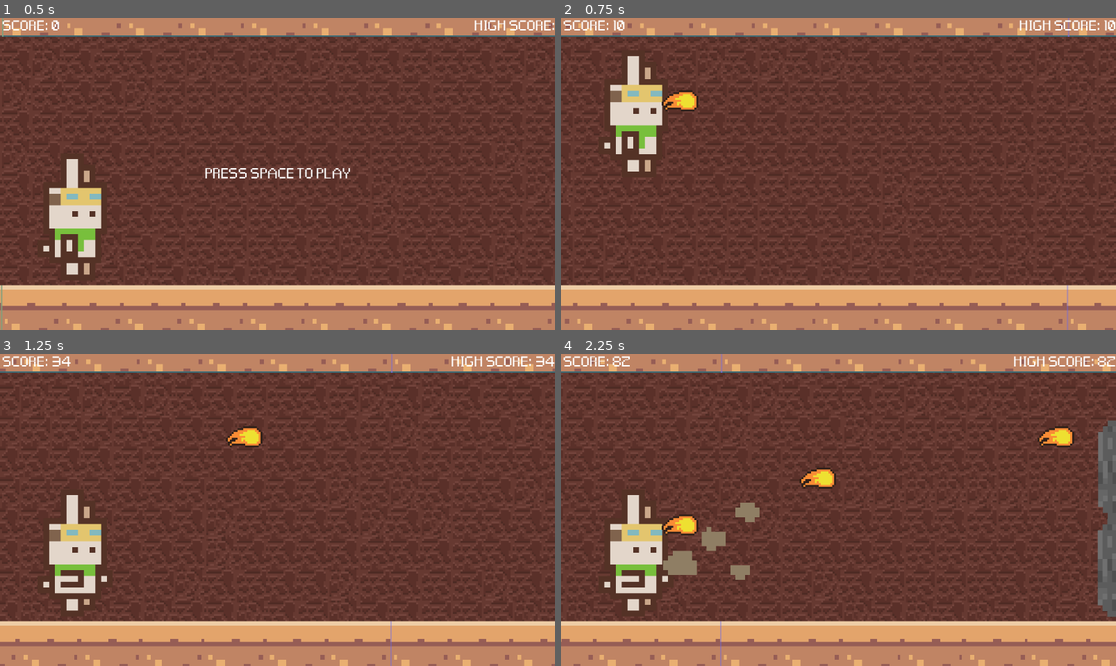
Above: before the commit, frames 1-4 (two rows, left to right).
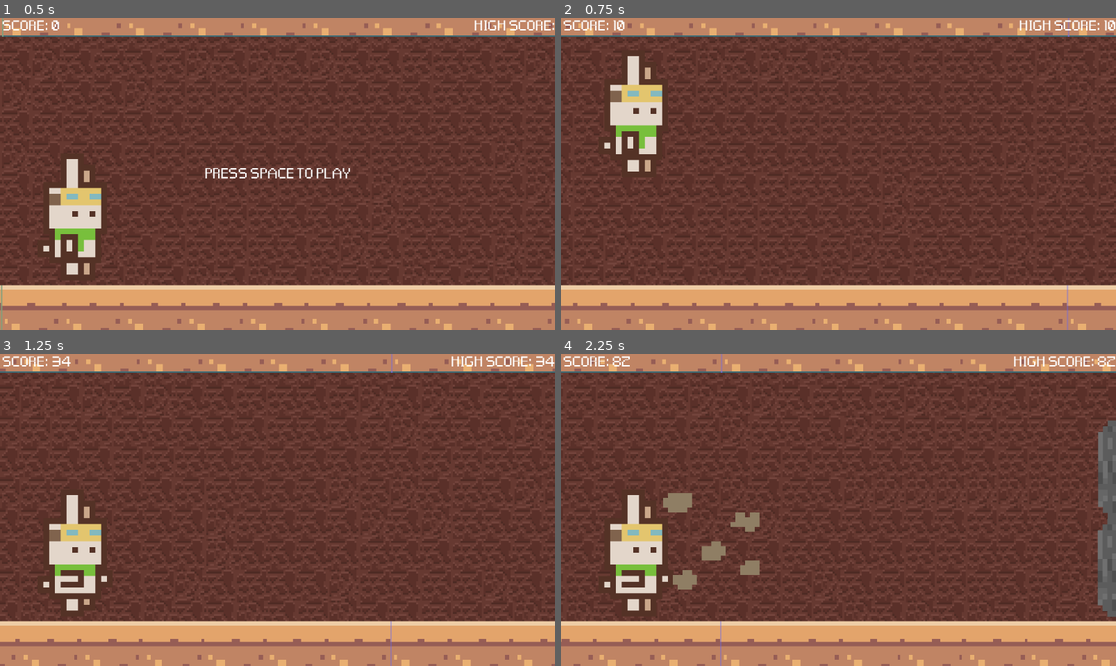
Above: after the commit, the same moments.

Repository: maryandrearv/the-elemental-path
Game: Godot game, scene res://scenes/main.tscn
Two runs of this game, one before a commit and one after it. Both use one fixed random seed, a clock stepped at 60 frames per second and the inputs below. This scene is started directly instead of the project's main scene.
Inputs:
- Up to frame 1 (0.5 s): no input
- Up to frame 2 (0.75 s): tap Space at 0.5 s; tap R (fire) at 0.6 s
- Up to frame 3 (1.25 s): tap Enter (ui_accept) at 0.77 s
- Up to frame 4 (2.25 s): tap E (earth) at 1.35 s; tap Enter (ui_accept) at 1.52 s; tap R (fire) at 1.55, 2.1 s

Frame 1 is identical in both runs. In frame 2, 0.3% of the frame differs, in the area x 18-25%, y 23-31%; in frame 3, 0.3%; in frame 4, 2.7%, in the area x 15-93%, y 23-84%.

Commit message:
After many trials and errors, I have created the vine obstacle and the fire move can now hit it. Vine has been changed from a StaticBody2D to Area2D as it worked best and it detected collision a little better. There might be a better way to go with it, but we'll have to make changes after. Need to make collision with player when it hits the vine

Diff:
--- a/runner/runner/echo.gd
+++ b/runner/runner/echo.gd
@@ -3,6 +3,8 @@
 # sprite variables
 @onready var echo_sprite: AnimatedSprite2D = $Echo
 @onready var earth_animation: AnimatedSprite2D = $Earth
+@onready var fire_animation: AnimatedSprite2D = $Fire
+@onready var main_game_script = get_node("/root/MainScene")
 const ANIMATION_DURATION: float = 1.0
 
 const GRAVITY : int = 4200
@@ -10,6 +12,7 @@
 
 func _on_ready():
 	earth_animation.visible = false
+	fire_animation.visible = false
 
 func _physics_process(delta: float) -> void:
 	if Input.is_action_just_pressed("earth"):
@@ -20,6 +23,13 @@
 
 		# Start a coroutine to hide the earth animation after a delay
 		_hide_earth_animation()
+
+	elif Input.is_action_just_pressed("fire"):
+		fire_animation.visible = false
+		echo_sprite.play("cast")
+		fire_animation.play("fire")
+
+		_hide_fire_animation()
 
 
 	# Add the gravity.
@@ -44,9 +54,11 @@
 	if body.is_in_group("RigidBody"):
 		body.collision_layer = 1
 		body.collision_mask = 1
+
 func _on_area_2d_body_exited(body):
 		body.collision_layer = 1
 		body.collision_mask = 1
+
 func knock_over_rocks():
 	var obstacles = Global.obstacles
 
@@ -56,7 +68,13 @@
 			# Apply a force to each rock to knock it over
 			var force = Vector2(randf_range(-300, 300), -500) # Random direction with upward push
 			rock.apply_impulse(Vector2.ZERO, force)
+
 func _hide_earth_animation() -> void:
 	# Wait for the duration of the animation
 	await get_tree().create_timer(ANIMATION_DURATION).timeout
 	earth_animation.visible = false
+
+func _hide_fire_animation() -> void:
+	# Wait for the duration of the animation
+	await get_tree().create_timer(ANIMATION_DURATION).timeout
+	fire_animation.visible = false
--- a/runner/runner/main.gd
+++ b/runner/runner/main.gd
@@ -1,10 +1,11 @@
 extends Node2D
 
+@onready var fire_animation: AnimatedSprite2D = $Fire
 
 # preload obstacle scenes
 var rock_scene = preload("res://scenes/rock.tscn")
 var vine_scene = preload("res://scenes/vine.tscn")
-var fireball_scene = preload("res://scenes/fireball.tscn")
+var slash_scene = preload("res://scenes/slash.tscn")
 #var obstacle_types := [rock_scene,rock_scene,rock_scene]
 #var obstacles : Array = []
 # Obstacle Variables
@@ -20,10 +21,8 @@
 var ceiling_height : int
 var game_running : bool
 
-#fireball components
-const FIREBALL_SPEED = 1000
-@onready var fireball : Node2D = $FireballHolderNode
-@onready var vine : Node2D = $VineHolderNode
+#Fire Slash components
+const FIRESLASH_OFFSET = Vector2(100,0)
 
 #obstacle detection vars
 @onready var player_position: Node2D = $Echo
@@ -40,6 +39,8 @@
 const MAX_SPEED : int = 15
 const SPEED_MODIFIER : int = 12000
 var push_distance: float = 800.0
+
+
 
 # Called when the node enters the scene tree for the first time.
 func _ready() -> void:
@@ -117,7 +118,8 @@
 
 	#Fireball shoot
 	if Input.is_action_just_pressed("fire"):
-		shoot_fireball()
+		fire_slash()
+
 	game_over()
 
 # game over function that pauses game, shows scores, and allows you to restart
@@ -141,7 +143,7 @@
 
 func generate_obs():
 	# Ensure to generate rocks at appropriate intervals
-	if last_obs == null or last_obs.position.x < score + randi_range(300, 500):
+	if last_obs == null or (is_instance_valid(last_obs) and last_obs.position.x < score + randi_range(300, 500)):
 		var obstacle_type = randi_range(0, 1)
 
 		var obs
@@ -225,27 +227,27 @@
 		print("No nearby rock to knock over.")
 
 
-func shoot_fireball() -> void:
-	print("Firing fireball")
-	var fire_blast = fireball_scene.instantiate()
-
-	#Add fireball as child
-	add_child(fire_blast)
-
-	#Fireball ahead of player/Echo
-	fire_blast.position = $Echo.position + Vector2(50, 0)
+func fire_slash():
+	print("Fire slash activated")
+	var slash_area = slash_scene.instantiate()
+	slash_area.position = $Echo.position + FIRESLASH_OFFSET
+
+	add_child(slash_area)
+
+	#Short period visibilty for slash
+	slash_area.visible = true
+
+	#Connect collision signal
+	slash_area.connect("area_entered", Callable(self, "_on_slash_hit"))
 
 	#Set fireball to move forward
-	fire_blast.velocity = Vector2(FIREBALL_SPEED, 0)
+	await get_tree().create_timer(0.1).timeout
 
 	#Connect the collision signal and bind fireball to remove
-	fire_blast.connect("body_entered", Callable(self, "fireball_hit").bind(fire_blast))
-
-func fireball_hit(hit_node: Node, fireball: Node) -> void:
-	print("fireball collided with:", hit_node.name)
-
-	if hit_node is StaticBody2D and hit_node.name == "vine":
-		print("fireball hit vine")
-
-		hit_node.call("on_hit")
-		fireball.queue_free()
+	slash_area.queue_free()
+
+func _on_slash_hit(area: Area2D) -> void:
+	if area.is_in_group("vine"):
+		print("Vine hit by fire slash")
+		area.queue_free()
+		obstacles.erase(area)
--- a/runner/runner/scenes/Echo.tscn
+++ b/runner/runner/scenes/Echo.tscn
@@ -1,7 +1,8 @@
-[gd_scene load_steps=19 format=3 uid="uid://l5lkp5yy3b20"]
+[gd_scene load_steps=25 format=3 uid="uid://l5lkp5yy3b20"]
 
 [ext_resource type="Script" path="res://echo.gd" id="1_yj31d"]
 [ext_resource type="Texture2D" uid="uid://bnkn33uq2rc2r" path="res://sprites/EchoSpritesheet.png" id="2_qb8ms"]
+[ext_resource type="Texture2D" uid="uid://cdr430oh8005q" path="res://sprites/Fire slash sprite.png" id="3_x35eh"]
 
 [sub_resource type="AtlasTexture" id="AtlasTexture_8o44w"]
 atlas = ExtResource("2_qb8ms")
@@ -125,6 +126,42 @@
 }],
 "loop": true,
 "name": &"earth",
+"speed": 5.0
+}]
+
+[sub_resource type="AtlasTexture" id="AtlasTexture_y1o48"]
+atlas = ExtResource("3_x35eh")
+region = Rect2(0, 0, 32, 32)
+
+[sub_resource type="AtlasTexture" id="AtlasTexture_xfkuo"]
+atlas = ExtResource("3_x35eh")
+region = Rect2(32, 0, 32, 32)
+
+[sub_resource type="AtlasTexture" id="AtlasTexture_5swwm"]
+atlas = ExtResource("3_x35eh")
+region = Rect2(0, 32, 32, 32)
+
+[sub_resource type="AtlasTexture" id="AtlasTexture_iykai"]
+atlas = ExtResource("3_x35eh")
+region = Rect2(32, 32, 32, 32)
+
+[sub_resource type="SpriteFrames" id="SpriteFrames_f6y3w"]
+animations = [{
+"frames": [{
+"duration": 1.0,
+"texture": SubResource("AtlasTexture_y1o48")
+}, {
+"duration": 1.0,
+"texture": SubResource("AtlasTexture_xfkuo")
+}, {
+"duration": 1.0,
+"texture": SubResource("AtlasTexture_5swwm")
+}, {
+"duration": 1.0,
+"texture": SubResource("AtlasTexture_iykai")
+}],
+"loop": true,
+"name": &"fire",
 "speed": 5.0
 }]
 
@@ -150,4 +187,14 @@
 scale = Vector2(5, 5)
 sprite_frames = SubResource("SpriteFrames_a8h5c")
 animation = &"earth"
-frame_progress = 0.547345
+frame = 1
+frame_progress = 0.0526812
+
+[node name="Fire" type="AnimatedSprite2D" parent="."]
+visible = false
+texture_filter = 1
+position = Vector2(78, 40)
+scale = Vector2(5.25, 5.59375)
+sprite_frames = SubResource("SpriteFrames_f6y3w")
+animation = &"fire"
+speed_scale = 2.0
--- a/runner/runner/scenes/fireball.gd
+++ /dev/null
@@ -1,12 +0,0 @@
-extends Area2D
-
-var velocity = Vector2()
-
-# Called when the node enters the scene tree for the first time.
-func _ready() -> void:
-	pass # Replace with function body.
-
-
-# Called every frame. 'delta' is the elapsed time since the previous frame.
-func _process(delta: float) -> void:
-	position += velocity * delta
--- a/runner/runner/scenes/fireball.tscn
+++ /dev/null
@@ -1,16 +0,0 @@
-[gd_scene load_steps=3 format=3 uid="uid://bqvallgj5qt6d"]
-
-[ext_resource type="Script" path="res://scenes/fireball.gd" id="1_263ug"]
-[ext_resource type="Texture2D" uid="uid://b4lobrldxa3ru" path="res://sprites/fire_blast.png" id="1_nmg40"]
-
-[node name="Fireball" type="Area2D"]
-script = ExtResource("1_263ug")
-
-[node name="Sprite2D" type="Sprite2D" parent="."]
-texture_filter = 1
-scale = Vector2(4, 4)
-texture = ExtResource("1_nmg40")
-
-[node name="CollisionPolygon2D" type="CollisionPolygon2D" parent="."]
-scale = Vector2(4, 4)
-polygon = PackedVector2Array(3, -4, -3.75, -4, -6.75, -3, -9, -2, -13, 2, -13, 4, -12, 6, -11, 6.75, -3.25, 6, -2.75, 7, 4, 7, 6, 4.75, 6, -0.75)
--- /dev/null
+++ b/runner/runner/scenes/slash.gd
@@ -0,0 +1,23 @@
+extends Area2D
+
+var slash_duration : float = 0.2
+var damage : int = 1
+
+# Called when the node enters the scene tree for the first time.
+func _ready():
+
+	set_process(true)
+	visible = true
+
+# Called every frame. 'delta' is the elapsed time since the previous frame.
+func _process(delta: float) -> void:
+	pass
+
+# Detection with vine
+func _on_area_entered(area: Area2D):
+	if area.is_in_group("vine"):
+		_vine_hit(area)
+
+func _vine_hit(vine: Area2D):
+	print("Vine hit by fire slash!")
+	vine.queue_free()
--- /dev/null
+++ b/runner/runner/scenes/slash.tscn
@@ -0,0 +1,21 @@
+[gd_scene load_steps=4 format=3 uid="uid://krinsc7rs1ij"]
+
+[ext_resource type="Script" path="res://scenes/slash.gd" id="1_d8rpe"]
+[ext_resource type="Texture2D" uid="uid://ca5f82egowum2" path="res://sprites/fire slash still.png" id="1_dlh63"]
+
+[sub_resource type="RectangleShape2D" id="RectangleShape2D_hdvim"]
+size = Vector2(27.1914, 47.8533)
+
+[node name="Slash" type="Area2D"]
+script = ExtResource("1_d8rpe")
+
+[node name="Sprite2D" type="Sprite2D" parent="."]
+texture_filter = 1
+position = Vector2(70, 65.78)
+scale = Vector2(7.445, 9.591)
+texture = ExtResource("1_dlh63")
+
+[node name="CollisionPolygon2D" type="CollisionShape2D" parent="."]
+position = Vector2(62, 56.25)
+scale = Vector2(5.59, 5.59)
+shape = SubResource("RectangleShape2D_hdvim")
--- a/runner/runner/scenes/vine.gd
+++ b/runner/runner/scenes/vine.gd
@@ -1,15 +1,18 @@
-extends StaticBody2D
+extends Area2D
 
+var is_destroyed : bool = false
 
 # Called when the node enters the scene tree for the first time.
-func _ready() -> void:
-	pass # Replace with function body.
-
+func _ready():
+	add_to_group("vine")
 
 # Called every frame. 'delta' is the elapsed time since the previous frame.
 func _process(delta: float) -> void:
 	pass
 
-func on_hit():
-	#Remove Vine from scene
-	queue_free()
+func destroy_vine():
+	if not is_destroyed:
+		is_destroyed = true
+		#Remove Vine from scene
+		queue_free()
+		print("Vine Destroyed!")
--- a/runner/runner/scenes/vine.tscn
+++ b/runner/runner/scenes/vine.tscn
@@ -1,9 +1,12 @@
-[gd_scene load_steps=3 format=3 uid="uid://c2ioou35gy6qr"]
+[gd_scene load_steps=4 format=3 uid="uid://c2ioou35gy6qr"]
 
 [ext_resource type="Texture2D" uid="uid://brkjgflxxbyo4" path="res://sprites/vine proto 2.png" id="1_akvmh"]
 [ext_resource type="Script" path="res://scenes/vine.gd" id="1_occcl"]
 
-[node name="Vine" type="StaticBody2D"]
+[sub_resource type="RectangleShape2D" id="RectangleShape2D_8axjr"]
+size = Vector2(13.5812, 30.8401)
+
+[node name="Vine" type="Area2D"]
 script = ExtResource("1_occcl")
 
 [node name="Sprite2D" type="Sprite2D" parent="."]
@@ -12,7 +15,7 @@
 scale = Vector2(12.37, 17.0812)
 texture = ExtResource("1_akvmh")
 
-[node name="CollisionPolygon2D" type="CollisionPolygon2D" parent="."]
-position = Vector2(-8, 282.703)
+[node name="CollisionPolygon2D" type="CollisionShape2D" parent="."]
+position = Vector2(-2, 260.5)
 scale = Vector2(12.37, 17.4773)
-polygon = PackedVector2Array(5, -16, -6, -16, -4.5, -12.5, -5, -6.25, -2, 0.75, -5.25, 2, -2.5, 7.25, -0.75, 12, 1.25, 13.75, 2.5, 13.75, 2.75, 6.25, 4.75, 3.5)
+shape = SubResource("RectangleShape2D_8axjr")
Binary file added: runner/runner/sprites/Fire slash sprite.png
Not shown, added: runner/runner/sprites/Fire slash sprite.png.import
Binary file added: runner/runner/sprites/fire slash still.png
Not shown, added: runner/runner/sprites/fire slash still.png.import
